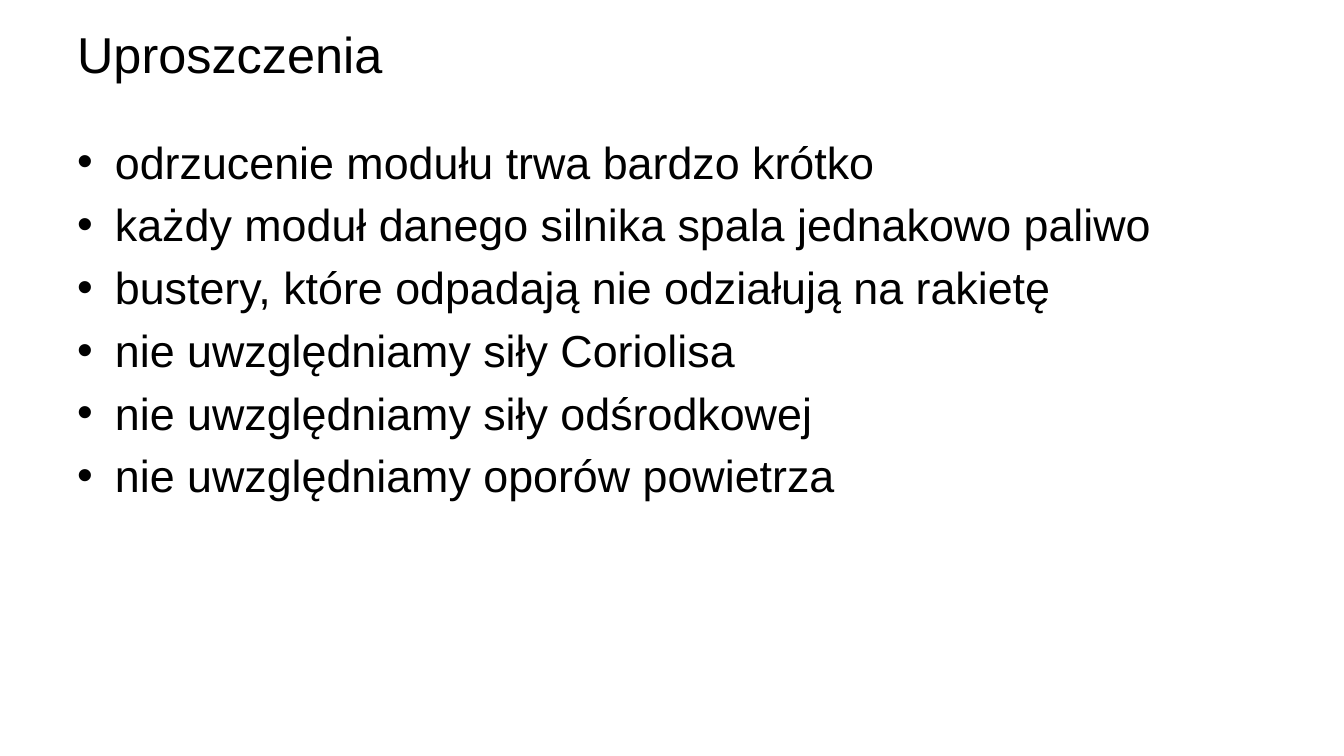
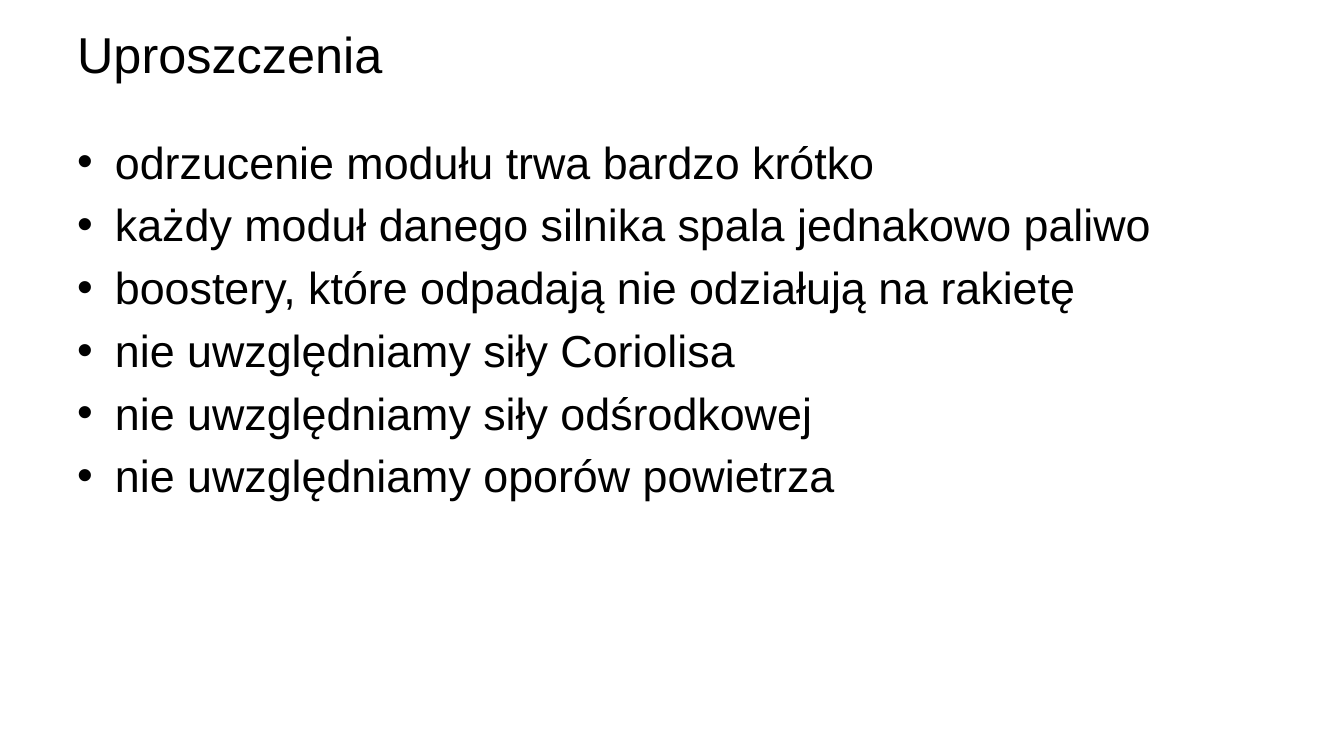
Before and after one commit to kriskyd/Symulacja-rakiety, a slide deck: slide 8 of prezentacjaTSK.pptx (slide 9 before the commit). Drawn at 1344x756 pixels with LibreOffice and Linux fonts; fonts in the diff are those of the drawing; background and template pictures are left out. Boxes give left, top, right and bottom in pixels: in the first picture for what was removed or moved away, otherwise in the second. Text is boxed around its words. In the diff, an @@ line names an element or a change of style, - is before the commit and + after.

```diff
--- a/prezentacjaTSK.pptx
+++ b/prezentacjaTSK.pptx
@@ text at (x1=115, y1=271, x2=1075, y2=313): text changed @@
-• bustery, które odpadają nie odziałują na rakietę
+• boostery, które odpadają nie odziałują na rakietę
```
Also in this commit, not shown: 4 other slides changed, 1 slide added, 2 slides removed.
